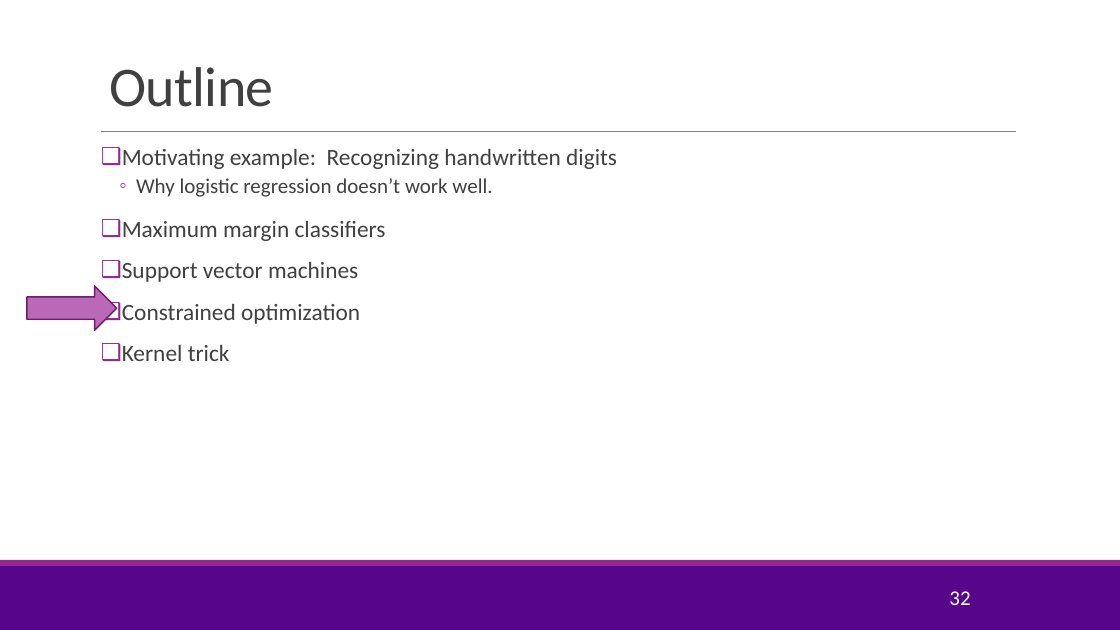
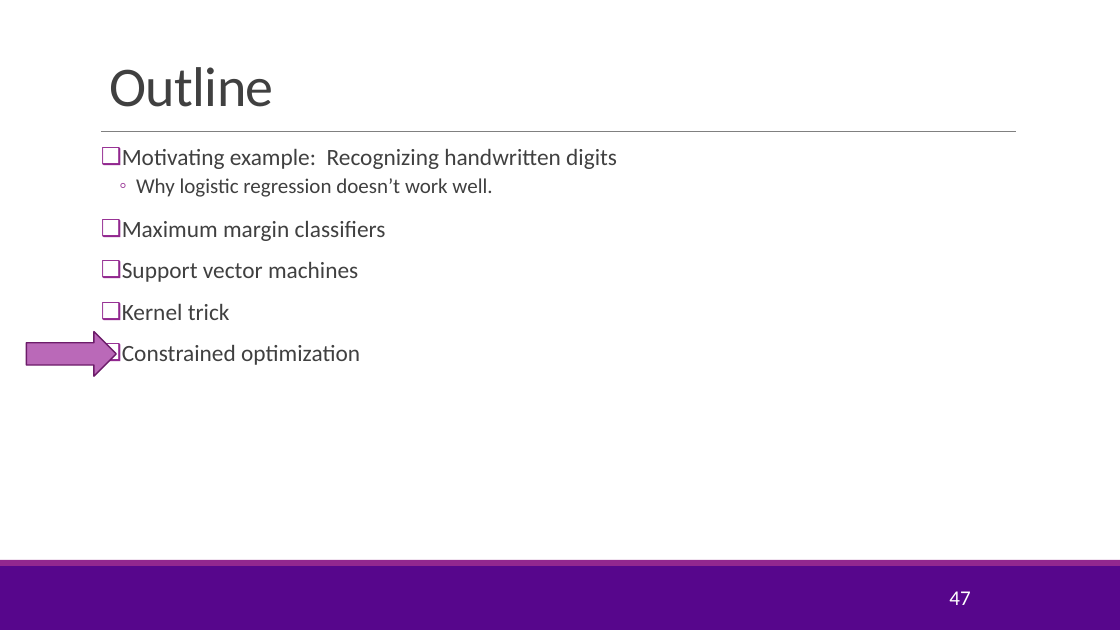
Before and after one commit to sdrangan/introml, a slide deck: slide 47 of lectures/Lect08_SVM.pptx (slide 32 before the commit). Drawn at 1120x630 pixels with LibreOffice and Linux fonts; fonts in the diff are those of the drawing; background and template pictures are left out. Boxes give left, top, right and bottom in pixels: in the first picture for what was removed or moved away, otherwise in the second. Text is boxed around its words. In the diff, an @@ line names an element or a change of style, - is before the commit and + after.

```diff
--- a/lectures/Lect08_SVM.pptx
+++ b/lectures/Lect08_SVM.pptx
@@ text at (122, 304, 230, 320): paragraph added @@
+❑ Kernel trick
@@ right arrow: place and size @@
-right arrow at (27, 286, 117, 330)
+right arrow at (26, 332, 116, 376)
@@ text at (122, 345, 230, 361): paragraph removed @@
-❑ Kernel trick
@@ page number at (949, 591, 970, 605): text changed @@
-32
+47
```
Also in this commit, not shown: 17 other slides changed, 6 slides added, 1 slide removed, 2 other files.
